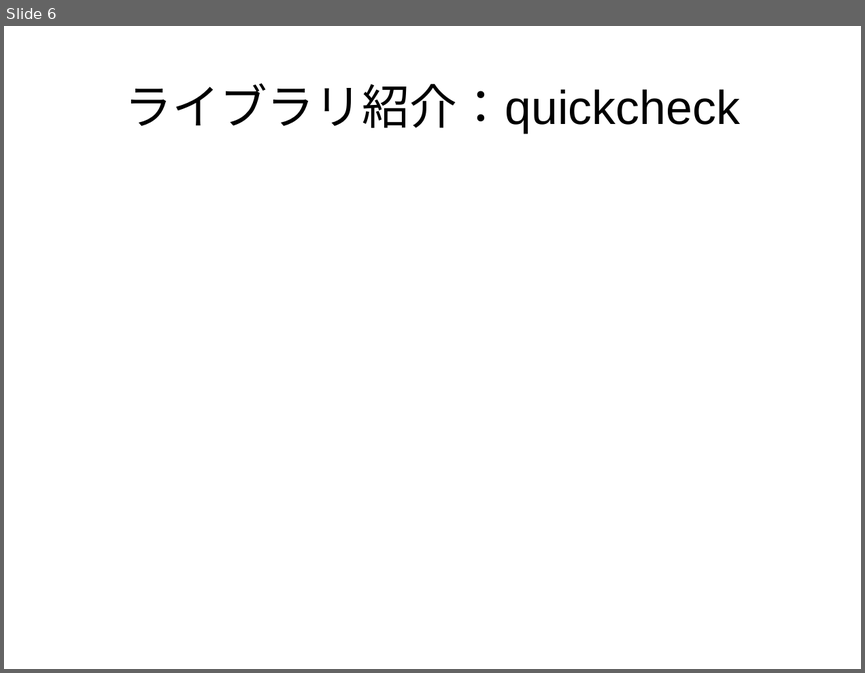
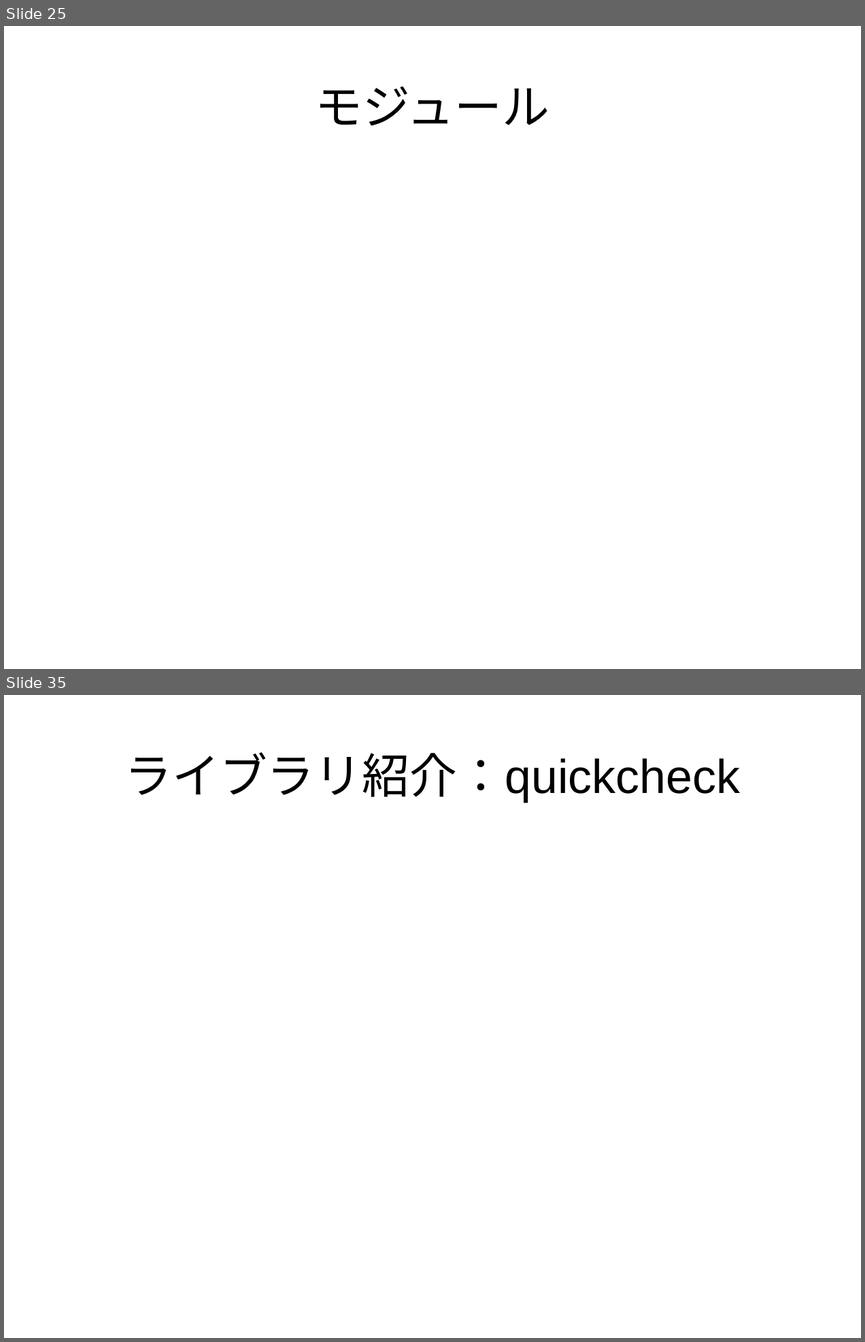
Before and after one commit to nushio3/practice, a slide deck: haskell-teaching/Tsukuba-2016.odp. Shown one above the other, each under a label of ours: slide 6 before the commit, slides 25 and 35 after it; the slides between them are not shown. The pictures are 865x673 and 865x1342 pixels, drawn with LibreOffice and Linux fonts; fonts in the diff are those of the drawing. Boxes give left, top, right and bottom in pixels: in the first picture for what was removed or moved away, otherwise in the second. Text is boxed around its words. In the diff, an @@ line names an element or a change of style, - is before the commit and + after.

```diff
--- a/haskell-teaching/Tsukuba-2016.odp
+++ b/haskell-teaching/Tsukuba-2016.odp
@@ slide 25 added at box(4, 26, 861, 669), background #FFFFFF @@
@@ title added at box(315, 86, 549, 126), 44 pt, text #000000 @@
+モジュール
@@ what was slide 6 is now slide 35 @@
```
Also in this commit, not shown: 1 slide changed, 28 other slides added, 1 other file.
